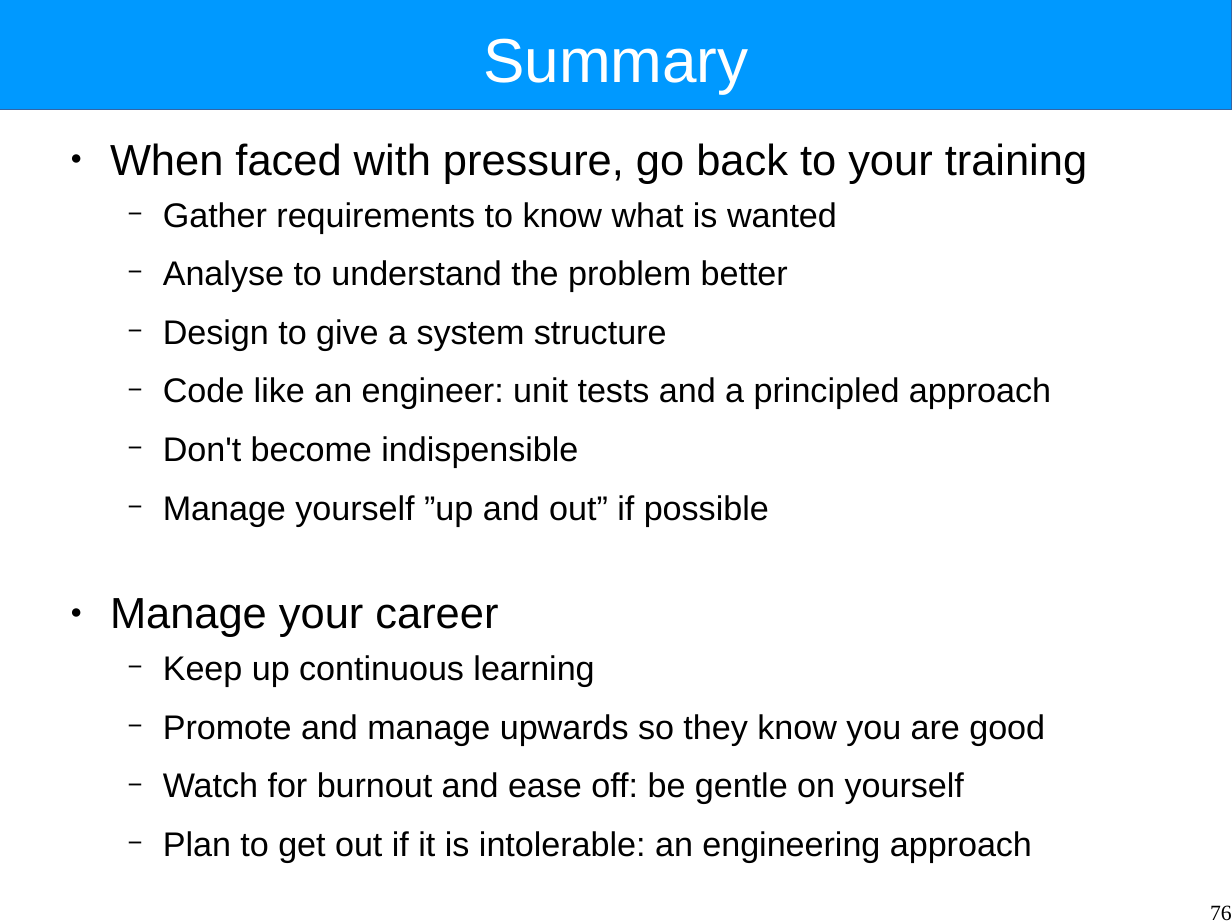
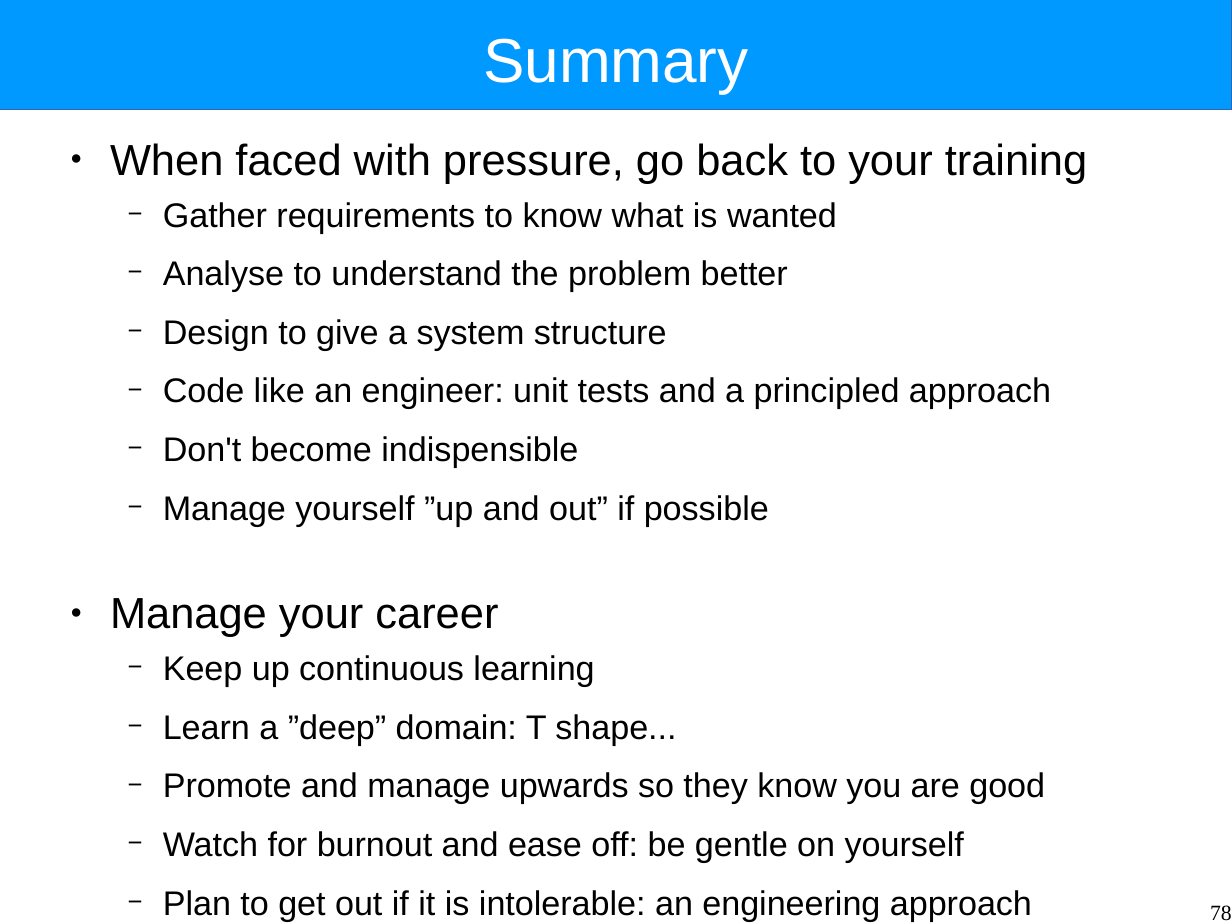
Before and after one commit to Intrinsarc/intrinsarc-evolve, a slide deck: slide 78 of Academic Work/lectures/designing-under-pressure.odp (slide 76 before the commit). Drawn at 1232x924 pixels with LibreOffice and Linux fonts; fonts in the diff are those of the drawing. Boxes give left, top, right and bottom in pixels: in the first picture for what was removed or moved away, otherwise in the second. Text is boxed around its words. In the diff, an @@ line names an element or a change of style, - is before the commit and + after.

```diff
--- a/Academic Work/lectures/designing-under-pressure.odp
+++ b/Academic Work/lectures/designing-under-pressure.odp
@@ text at (x1=163, y1=714, x2=676, y2=745): paragraph added @@
+  − Learn a ”deep” domain: T shape...
@@ page number at (x1=1210, y1=905, x2=1232, y2=921): text changed @@
-76
+78
```
Also in this commit, not shown: 1 other slide changed, 2 slides added, 4 other files.
